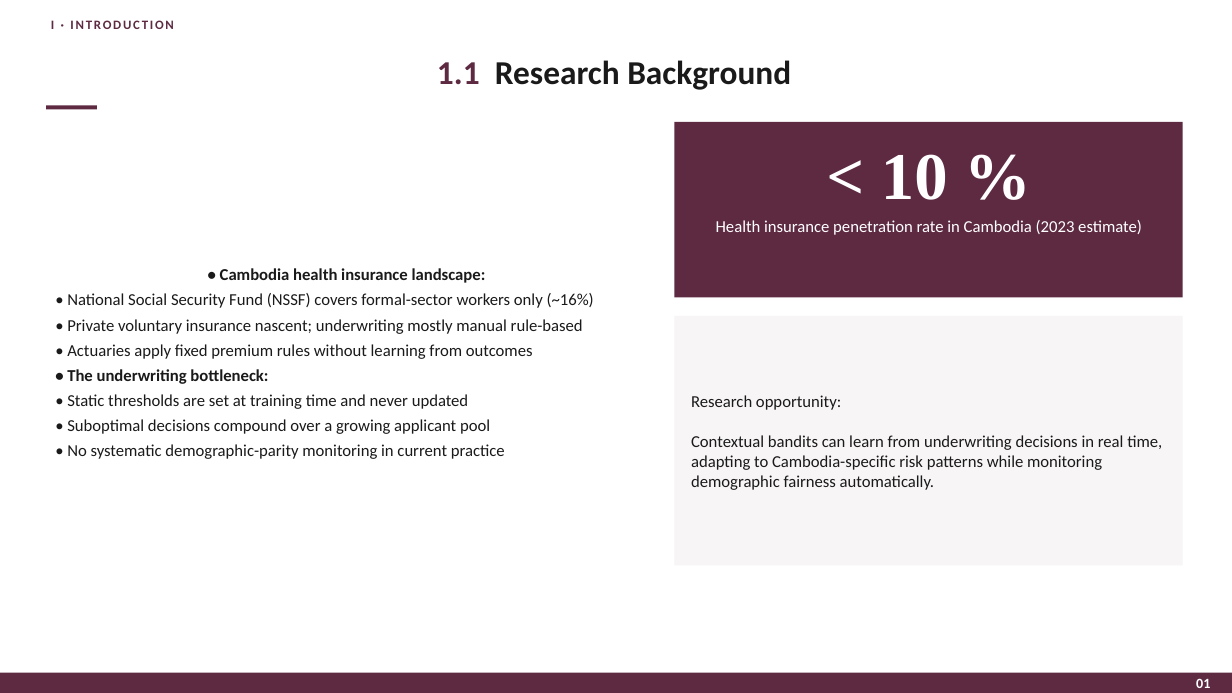
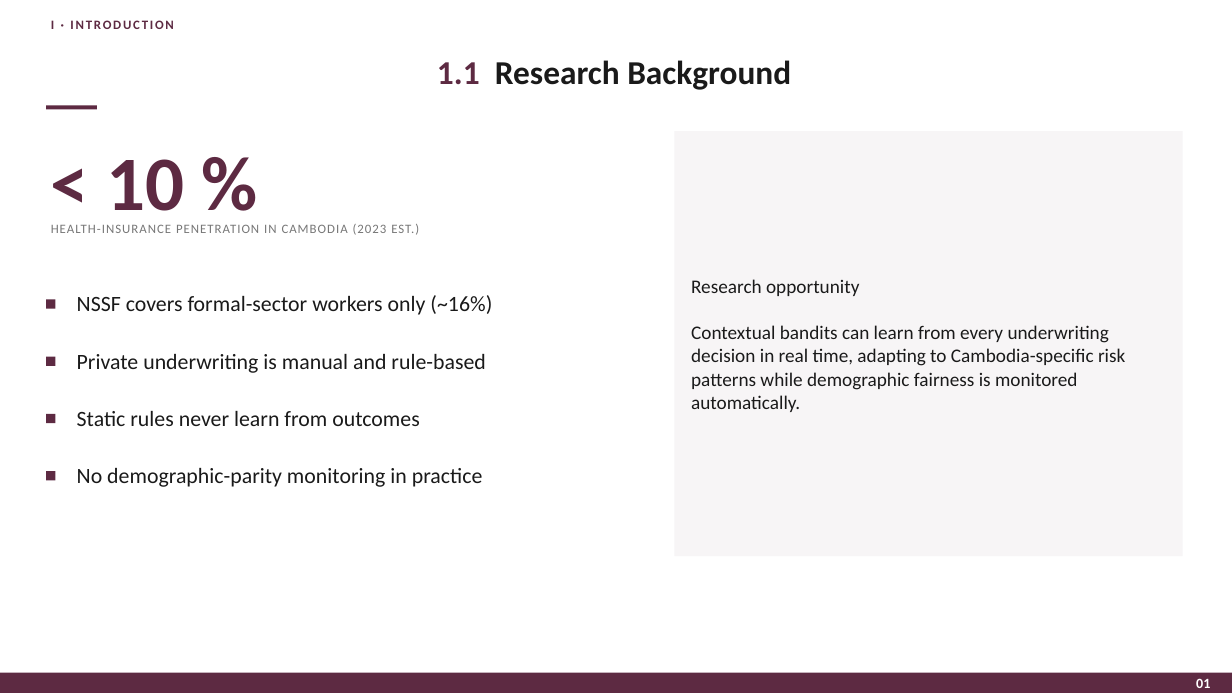
Before and after one commit to PolyTheML/DAC-UW-Thesis, a slide deck: slide 3 of thesis/health_rl/burgundy_defense_presentation.pptx. Drawn at 1232x693 pixels with LibreOffice and Linux fonts; fonts in the diff are those of the drawing. Boxes give left, top, right and bottom in pixels: in the first picture for what was removed or moved away, otherwise in the second. Text is boxed around its words. In the diff, an @@ line names an element or a change of style, - is before the commit and + after.

```diff
--- a/thesis/health_rl/burgundy_defense_presentation.pptx
+++ b/thesis/health_rl/burgundy_defense_presentation.pptx
@@ text "< 10 %": place and size @@
-text "< 10 %" at (881,154,948,200)
+text "< 10 %" at (107,159,185,228)
@@ text "< 10 %" at (107,159,185,228): size 52 to 60 pt, font Times New Roman to Calibri, text colour #FFFFFF to #5D2A42; alignment centre to left @@
@@ rectangle "Research opportunity Contextual bandits can ...": place and size @@
-rectangle "Research opportunity Contextual bandits can ..." at (675,316,1183,566)
+rectangle "Research opportunity Contextual bandits can ..." at (675,131,1183,556)
@@ rectangle removed at (675,122,1183,298) @@
@@ text at (51,224,419,235): text changed; size 13 to 10 pt; text colour #FFFFFF to #777777 @@
-Health insurance penetration rate in Cambodia (2023 estimate)
+HEALTH-INSURANCE PENETRATION IN CAMBODIA (2023 EST.)
@@ text removed at (67,268,594,459) @@
-• Cambodia health insurance landscape:
-• National Social Security Fund (NSSF) covers formal-sector workers only (~16%)
-• Private voluntary insurance nascent; underwriting mostly manual rule-based
-• Actuaries apply fixed premium rules without learning from outcomes
-• The underwriting bottleneck:
-• Static thresholds are set at training time and never updated
-• Suboptimal decisions compound over a growing applicant pool
-• No systematic demographic-parity monitoring in current practice
@@ rectangle added at (46,299,55,309), fill #5D2A42 @@
@@ text added at (77,295,492,315), 17 pt, text #1A1A1A @@
+NSSF covers formal-sector workers only (~16%)
@@ text in rectangle at (691,279,1125,412): text changed; size 13 to 15 pt @@
-Research opportunity:
-Contextual bandits can learn from underwriting decisions in real time, adapting to Cambodia-specific risk patterns while monitoring demographic fairness automatically.
+Research opportunity
+Contextual bandits can learn from every underwriting decision in real time, adapting to Cambodia-specific risk patterns while demographic fairness is monitored automatically.
@@ rectangle added at (46,357,55,366), fill #5D2A42 @@
@@ text added at (77,354,485,373), 17 pt, text #1A1A1A @@
+Private underwriting is manual and rule-based
@@ rectangle added at (46,414,55,423), fill #5D2A42 @@
@@ text added at (77,411,420,426), 17 pt, text #1A1A1A @@
+Static rules never learn from outcomes
@@ rectangle added at (46,471,55,481), fill #5D2A42 @@
@@ text added at (77,468,483,487), 17 pt, text #1A1A1A @@
+No demographic-parity monitoring in practice
```
Also in this commit, not shown: 4 other slides changed, 1 other file.
